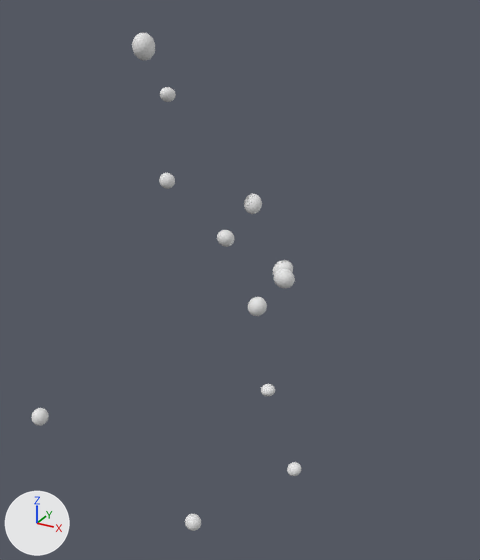
The OBJ model data/radials/radial_05/radial.obj, before and after one commit.
Rendered twice from a 50 mm lens placed at (1.27, -2.86, 1.21), pointed at (-0.2, -0.18, -0.13). The lights are fixed; the arrows at lower left show +X, +Y and +Z. The older version comes first. Where no turn or scale is listed for an object, it has been applied to the vertices.

Names of what the first picture shows: 'radial'.
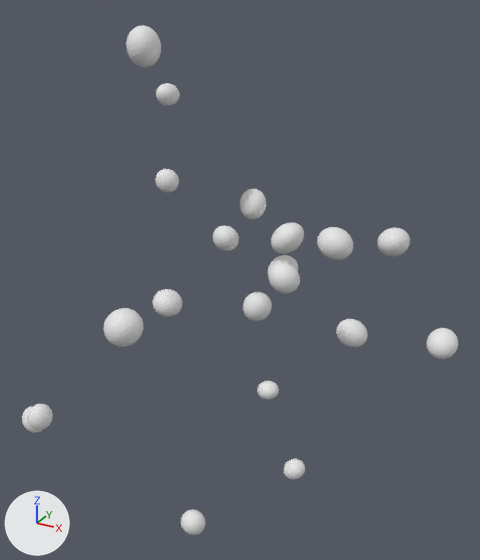
The change, as a list of edits to the scene's bpy script:
```text
Change me_radial:
    remove me_radial.from_pydata(...)  # 1944 vertices, 3840 faces; spans x -0.96..0.14, y -1.07..0.49, z -1.54..1.04
    add me_radial.from_pydata(...)  # 3240 vertices, 6400 faces; spans x -0.98..0.83, y -1.09..0.75, z -1.56..1.07
    me_radial part 1: the loose piece of 162 vertices spanning x -0.29..-0.18, y 0.02..0.12, z -0.44..-0.33 is scaled about its middle by 1.5
    me_radial part 2: the loose piece of 162 vertices spanning x -0.83..-0.76, y -1.07..-1.0, z -0.66..-0.58 is scaled about its middle by 1.5
    me_radial part 3: the loose piece of 162 vertices spanning x -0.16..-0.08, y -0.84..-0.76, z -1.19..-1.11 is scaled about its middle by 1.5
    me_radial part 4: the loose piece of 162 vertices spanning x -0.39..-0.29, y 0.4..0.49, z -1.21..-1.14 is scaled about its middle by 1.5
    me_radial part 5: the loose piece of 162 vertices spanning x -0.43..-0.33, y -0.06..0.03, z -0.03..0.06 is scaled about its middle by 1.5
    me_radial part 6: the loose piece of 162 vertices spanning x -0.62..-0.52, y -0.44..-0.33, z 0.92..1.04 is scaled about its middle by 1.5
    me_radial part 7: the loose piece of 162 vertices spanning x 0.04..0.14, y -0.35..-0.25, z -0.06..0.04 is scaled about its middle by 1.5
    me_radial part 8: the loose piece of 162 vertices spanning x -0.94..-0.86, y 0.21..0.3, z 0.64..0.71 is scaled about its middle by 1.5
    me_radial part 9: the loose piece of 162 vertices spanning x -0.07..0.02, y 0.14..0.22, z -1.54..-1.46 is scaled about its middle by 1.5
    me_radial part 10: the loose piece of 162 vertices spanning x -0.16..-0.05, y 0.07..0.17, z -0.21..-0.11 is scaled about its middle by 1.5
    me_radial part 11: the loose piece of 162 vertices spanning x -0.27..-0.18, y -0.05..0.04, z 0.17..0.27 is scaled about its middle by 1.5
    me_radial part 12: the loose piece of 162 vertices spanning x -0.96..-0.86, y 0.19..0.27, z 0.15..0.24 is scaled about its middle by 1.5
    me_radial part 13: the loose piece of 162 vertices spanning x 0.04..0.14, y -0.35..-0.25, z -0.06..0.04 is copied, and the copy is multiplied about its middle by the matrix ((-0.604, -1.248, 0.875), (-1.501, 0.322, -0.577), (0.268, -1.014, -1.261)), then moved by (0.18, 0.14, 0.16); it spans x 0.19..0.36, y -0.23..-0.08, z 0.07..0.22
    me_radial part 14: the loose piece of 162 vertices spanning x -0.16..-0.05, y 0.07..0.17, z -0.21..-0.11 is copied, and the copy is multiplied about its middle by the matrix ((-1.199, 0.252, 1.06), (0.943, 1.029, 0.822), (-0.545, 1.226, -0.908)), then moved by (0.51, 0.26, 0.16); it spans x 0.32..0.48, y 0.29..0.47, z -0.07..0.08
    me_radial part 15: the loose piece of 162 vertices spanning x -0.29..-0.18, y 0.02..0.12, z -0.44..-0.33 is copied, and the copy is multiplied about its middle by the matrix ((-1.098, 0.612, 0.621), (0.749, 1.194, 0.288), (-0.152, 0.765, -1.051)), then moved by (0.99, 0.05, 0.01); it spans x 0.68..0.83, y 0.05..0.2, z -0.45..-0.31
    me_radial part 16: the loose piece of 162 vertices spanning x -0.39..-0.29, y 0.4..0.49, z -1.21..-1.14 is copied, and the copy is multiplied about its middle by the matrix ((2.063, 0.071, -0.439), (0.035, -2.102, -0.177), (-0.444, 0.166, -2.056)), then moved by (0.46, 0.21, 0.44); it spans x 0.03..0.22, y 0.56..0.75, z -0.82..-0.65
    me_radial part 17: the loose piece of 162 vertices spanning x -0.27..-0.18, y -0.05..0.04, z 0.17..0.27 is copied, and the copy is multiplied about its middle by the matrix ((0.915, 0.268, 1.366), (-0.665, -1.817, 0.805), (1.525, -0.652, -0.214)), then moved by (0.19, 0.02, -0.15); it spans x -0.12..0.04, y -0.08..0.1, z -0.02..0.14
    me_radial part 18: the loose piece of 162 vertices spanning x -0.29..-0.18, y 0.02..0.12, z -0.44..-0.33 is copied, and the copy is multiplied about its middle by the matrix ((-0.717, -1.276, 0.511), (1.0, -0.088, 1.181), (-0.943, 0.876, 0.864)), then moved by (-0.53, -0.1, -0.06); it spans x -0.85..-0.68, y -0.11..0.06, z -0.52..-0.37
    me_radial part 19: the loose piece of 162 vertices spanning x -0.83..-0.76, y -1.07..-1.0, z -0.66..-0.58 is copied, and the copy is multiplied about its middle by the matrix ((0.068, -1.413, -0.633), (-0.967, 0.457, -1.122), (1.21, 0.444, -0.861)), then moved by (-0.1, 0.06, -0.09); it spans x -0.96..-0.84, y -1.04..-0.92, z -0.77..-0.64
    me_radial part 20: the loose piece of 162 vertices spanning x -0.43..-0.33, y -0.06..0.03, z -0.03..0.06 is copied, and the copy is multiplied about its middle by the matrix ((0.627, -0.459, 1.579), (-1.613, 0.155, 0.686), (-0.318, -1.692, -0.366)), then moved by (0.02, -0.9, -0.11); it spans x -0.45..-0.27, y -1.0..-0.83, z -0.18..-0.01
```

Boxes [x1, y1, x2, y2] around the edits, measured in the pictures (480 x 560 px; the box of a moved part takes in the faces that stretch with it):
'radial', reshaped (61% wider)
    before: [31, 32, 301, 531]
    after: [22, 25, 458, 535]
part 1 of me_radial, moved or reshaped
    before: [248, 297, 267, 316]
    after: [243, 292, 272, 321]
part 2 of me_radial, moved or reshaped
    before: [31, 408, 49, 426]
    after: [27, 404, 53, 430]
part 3 of me_radial, moved or reshaped
    before: [185, 514, 201, 531]
    after: [181, 509, 205, 535]
part 4 of me_radial, moved or reshaped
    before: [261, 384, 275, 396]
    after: [257, 381, 279, 400]
part 5 of me_radial, moved or reshaped
    before: [217, 230, 235, 247]
    after: [213, 226, 239, 251]
part 6 of me_radial, moved or reshaped
    before: [132, 32, 155, 60]
    after: [126, 25, 161, 67]
part 7 of me_radial, moved or reshaped
    before: [274, 268, 295, 289]
    after: [268, 263, 300, 294]
part 8 of me_radial, moved or reshaped
    before: [160, 87, 176, 102]
    after: [156, 83, 180, 106]
part 9 of me_radial, moved or reshaped
    before: [287, 462, 301, 476]
    after: [283, 459, 305, 480]
part 10 of me_radial, moved or reshaped
    before: [273, 260, 293, 275]
    after: [268, 255, 298, 276]
part 11 of me_radial, moved or reshaped
    before: [244, 194, 262, 214]
    after: [240, 189, 266, 219]
part 12 of me_radial, moved or reshaped
    before: [159, 173, 175, 189]
    after: [155, 169, 179, 193]
part 13 of me_radial, added
    after: [317, 227, 353, 260]
part 14 of me_radial, added
    after: [377, 227, 410, 256]
part 15 of me_radial, added
    after: [427, 328, 458, 359]
part 16 of me_radial, added
    after: [336, 319, 368, 347]
part 17 of me_radial, added
    after: [271, 222, 304, 254]
part 18 of me_radial, added
    after: [152, 289, 182, 317]
part 19 of me_radial, added
    after: [22, 406, 42, 433]
part 20 of me_radial, added
    after: [104, 308, 143, 347]
